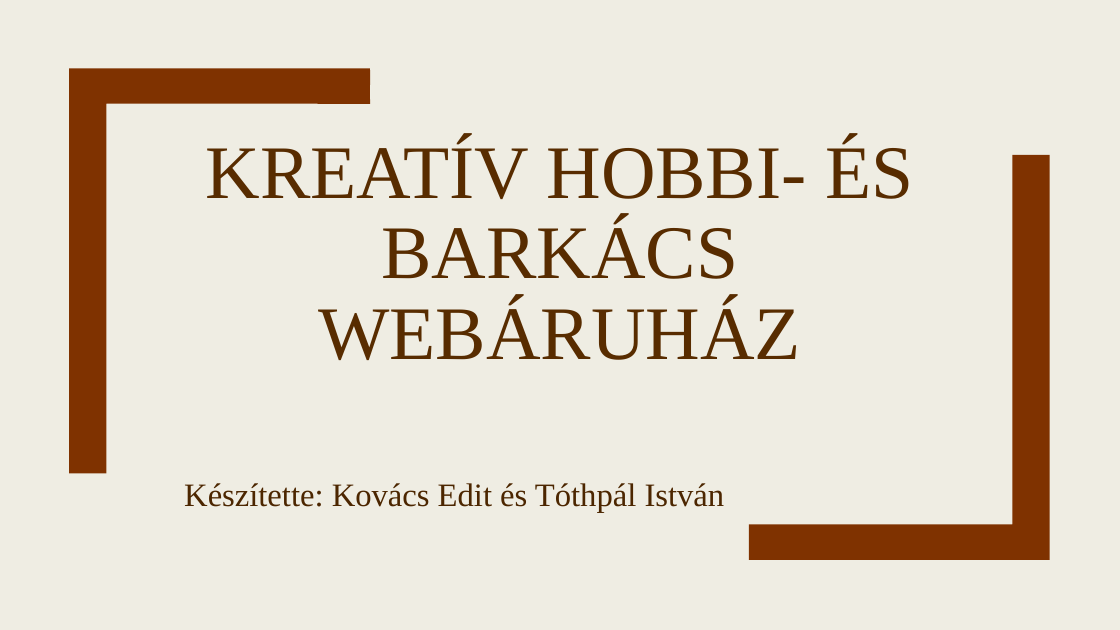
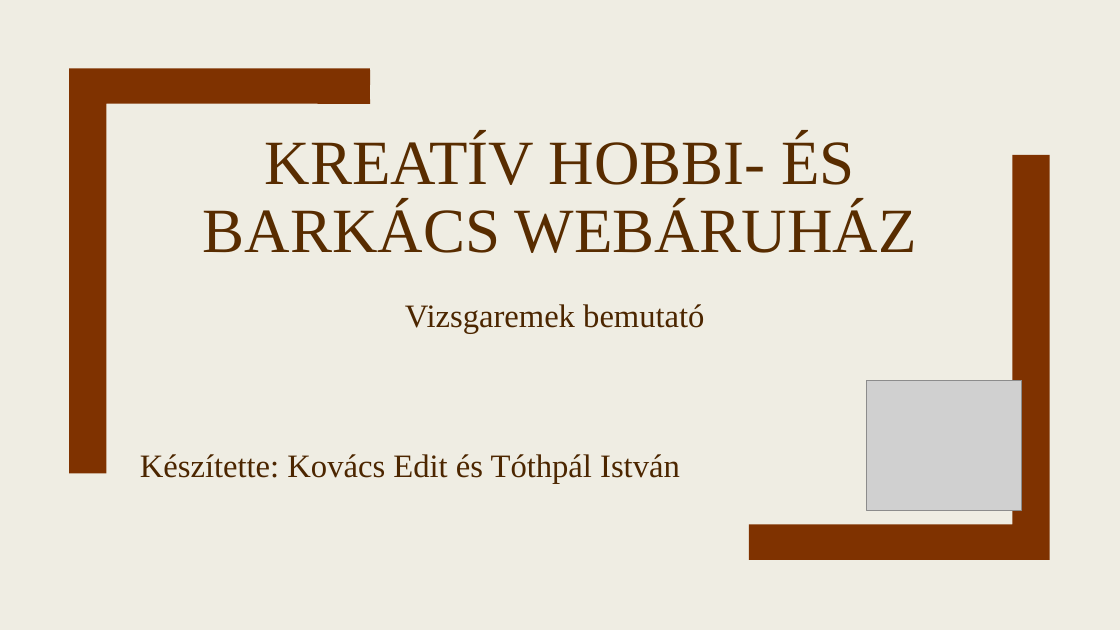
Before and after one commit to TothpalIstvano/13_S1_4_vizsgaremek, a slide deck: slide 1 of Fájlok/Bemutató.pptx. Drawn at 1120x630 pixels with LibreOffice and Linux fonts; fonts in the diff are those of the drawing; grey boxes stand for pictures. Boxes give left, top, right and bottom in pixels: in the first picture for what was removed or moved away, otherwise in the second. Text is boxed around its words. In the diff, an @@ line names an element or a change of style, - is before the commit and + after.

Commit message:
bemutató

```diff
--- a/Fájlok/Bemutató.pptx
+++ b/Fájlok/Bemutató.pptx
@@ title "KREATÍV HOBBI- ÉS BARKÁCS WEBÁRUHÁZ" at (x1=203, y1=136, x2=917, y2=253): size 64.8 to 54 pt @@
@@ text added at (x1=405, y1=304, x2=704, y2=334), 28 pt, text #4C2600 @@
+Vizsgaremek bemutató
@@ picture added at (x1=866, y1=381, x2=1023, y2=510) @@
@@ text "Készítette: Kovács Edit és Tóthpál ..." moved from (x1=184, y1=483, x2=725, y2=513) to (x1=140, y1=454, x2=680, y2=483) @@
```
Also in this commit, not shown: 7 other slides changed, 4 slides added, 4 slides removed.
